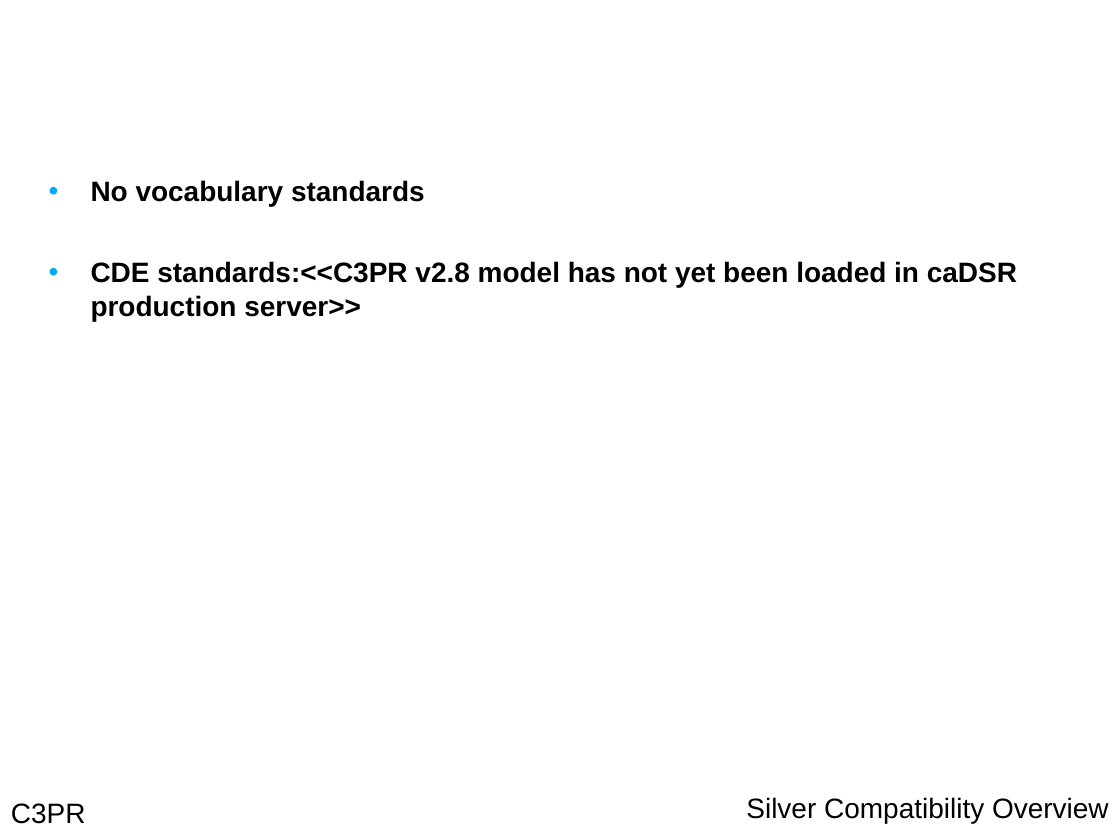
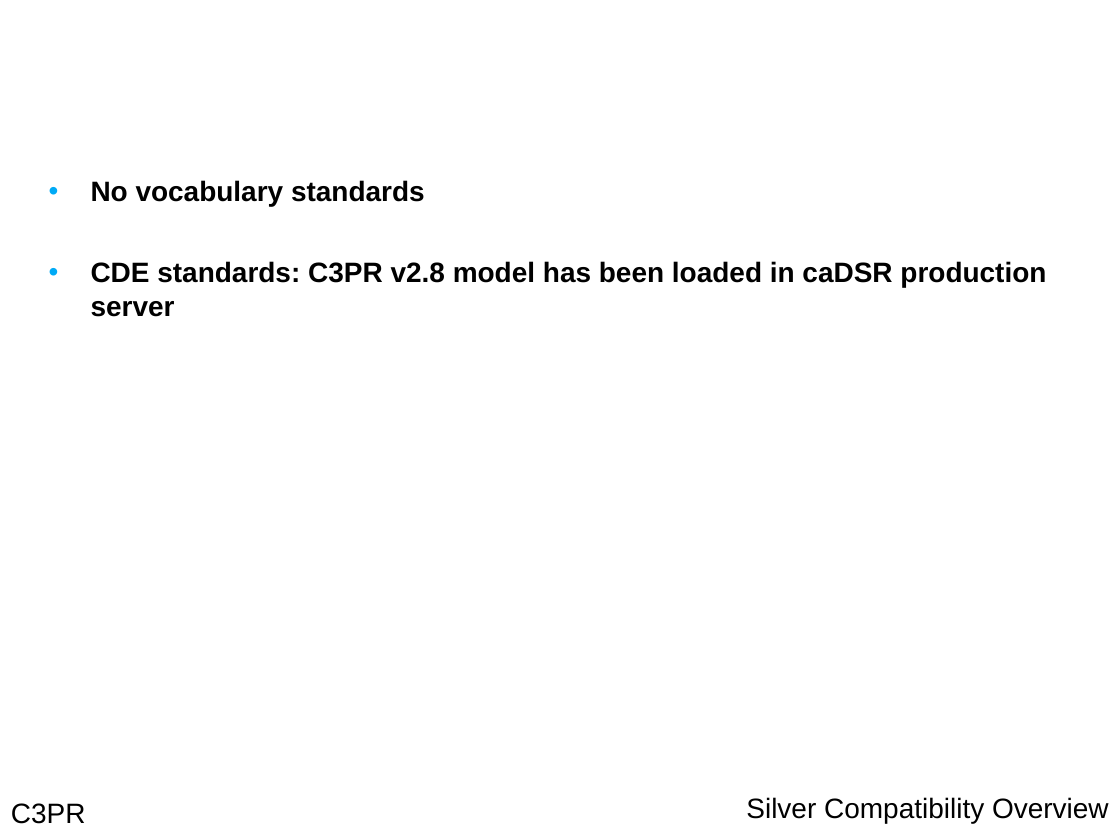
Before and after one commit to NCIP/c3pr-docs, a slide deck: slide 20 of documentation/silver_review/package_200911/c3prv2.8_silver_review.ppt (slide 19 before the commit). Drawn at 1120x840 pixels with LibreOffice and Linux fonts; fonts in the diff are those of the drawing; background and template pictures are left out. Boxes give left, top, right and bottom in pixels: in the first picture for what was removed or moved away, otherwise in the second. Text is boxed around its words. In the diff, an @@ line names an element or a change of style, - is before the commit and + after.

```diff
--- a/documentation/silver_review/package_200911/c3prv2.8_silver_review.ppt
+++ b/documentation/silver_review/package_200911/c3prv2.8_silver_review.ppt
@@ text at box(91, 261, 1046, 317): text changed @@
-• CDE standards:<<C3PR v2.8 model has not yet been loaded in caDSR production server>>
+• CDE standards: C3PR v2.8 model has been loaded in caDSR production server
```
Also in this commit, not shown: 6 other slides changed, 2 slides added, 1 slide removed.
